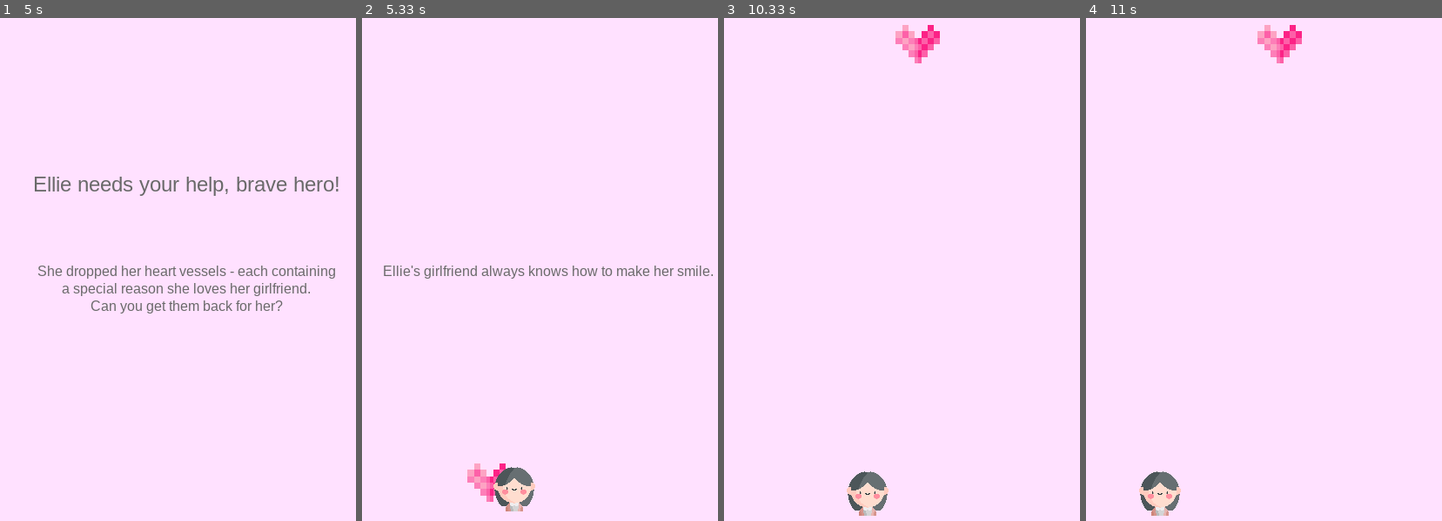
Above: before the commit, frames 1-4 (left to right).
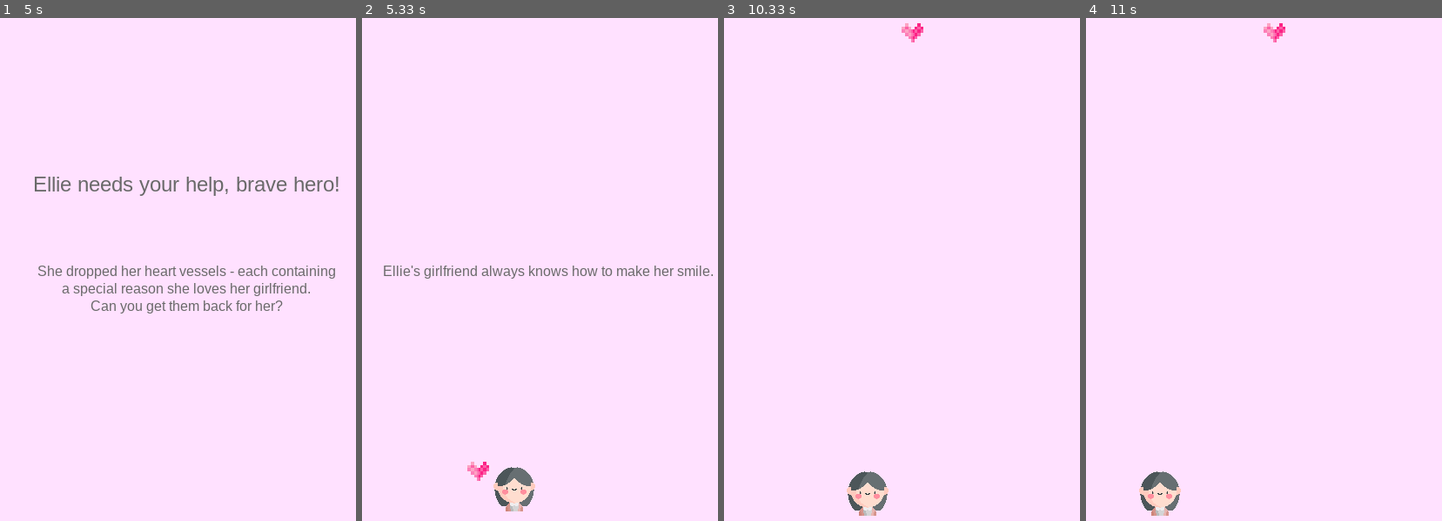
Above: after the commit, the same moments.

Repository: ellewright/first-pygame
Game: pygame game, started from main.py
Two runs of this game, one before a commit and one after it. Both use one fixed random seed, a clock stepped at 60 frames per second and the inputs below.
Inputs:
- Up to frame 1 (5 s): no input
- Up to frame 2 (5.33 s): hold A from 5.07 s (still down)
- Up to frame 3 (10.33 s): release A at 5.53 s; hold S 9.8-10.27 s; hold A from 10.3 s (still down)
- Up to frame 4 (11 s): release A at 10.77 s; hold D from 10.8 s (still down)

Frame 1 is identical in both runs. In frame 2, 0.4% of the frame differs, in the area x 29-41%, y 88-97%; in frame 3, 0.6%, in the area x 48-61%, y 1-10%; in frame 4, 0.6%.

Commit message:
Size down heart size

Diff:
--- a/main.py
+++ b/main.py
@@ -24,7 +24,7 @@
 player_x = (WIDTH // 2) - (PADDING_X)
 player_y = HEIGHT - (PADDING_Y * 3)
 
-HEART_ICON = pygame.transform.scale_by(pygame.image.load("heart.png"), 0.1)
+HEART_ICON = pygame.transform.scale_by(pygame.image.load("heart.png"), 0.05)
 HEART_WIDTH = HEART_ICON.get_size()[0]
 HEART_HEIGHT = HEART_ICON.get_size()[1]
 heart_x = random.randint(PLAYER_WIDTH // 2, WIDTH - math.ceil(PLAYER_WIDTH * 1.5))
